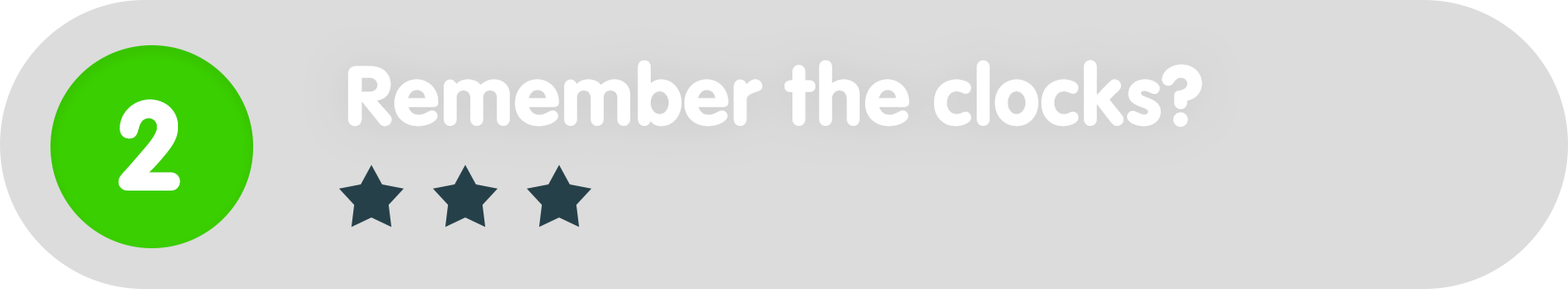
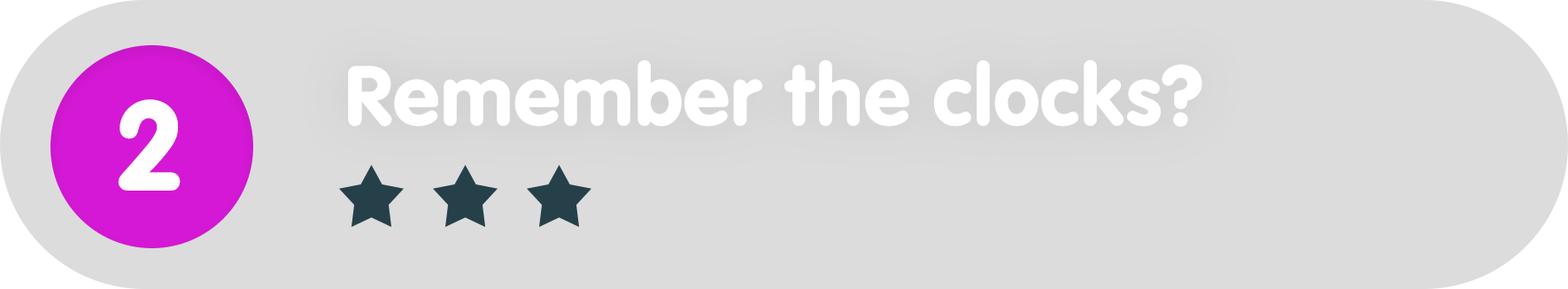
Before/after of a 1568px x 289px layered artwork. What changed in the layer stack:
painted on "Ellipse_green" over [50,45,254,248]
